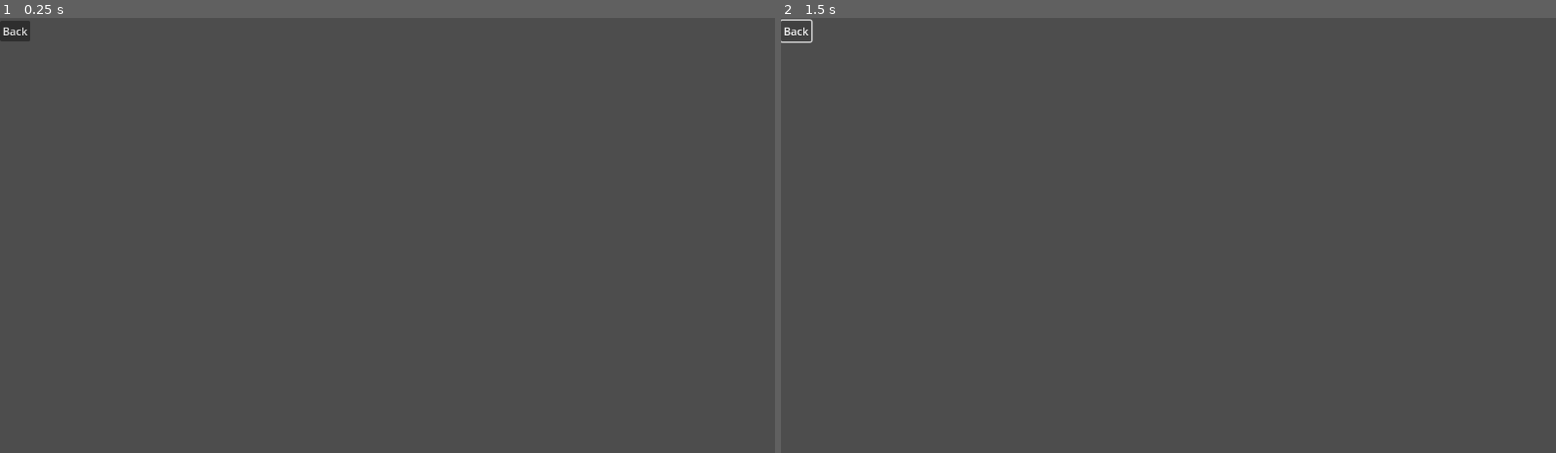
Above: before the commit, frames 1-2 (left to right).
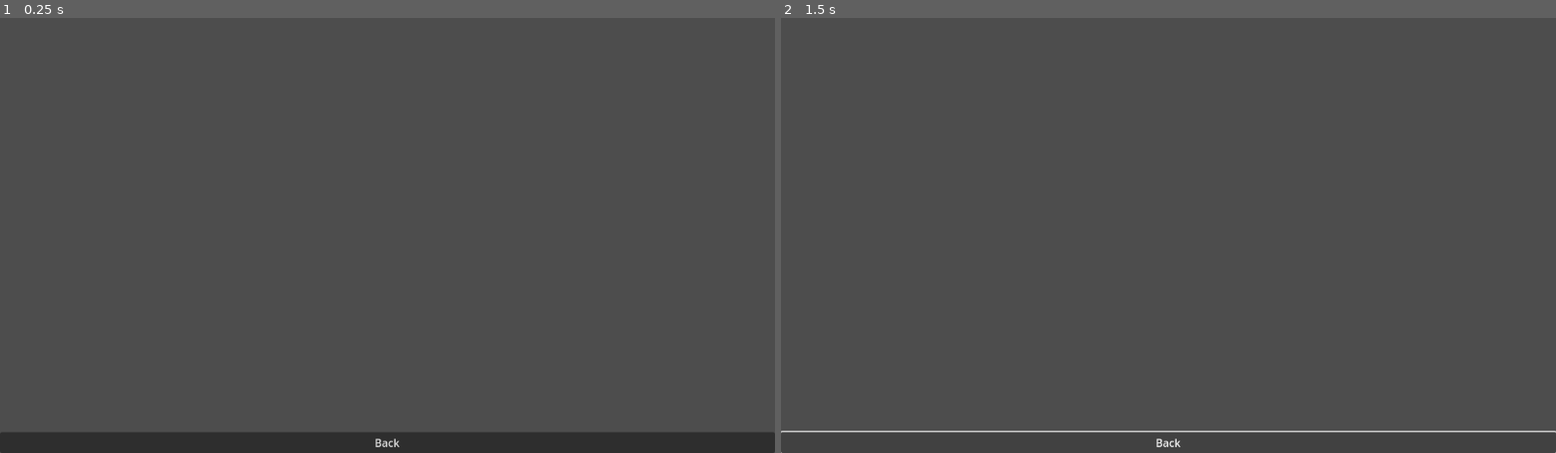
Above: after the commit, the same moments.

Repository: skrtalex/testing-with-codex
Game: Godot game, scene res://ui/LoadModule.tscn
Two runs of this game, one before a commit and one after it. Both use one fixed random seed, a clock stepped at 60 frames per second and the inputs below. This scene is started directly instead of the project's main scene.
Inputs:
- Up to frame 1 (0.25 s): no input
- Up to frame 2 (1.5 s): tap Enter at 0.5 s; click "Back" at 1.25 s

The runs differ from the first frame. In frame 1, 4.8% of the frame differs, in the area x 0-100%, y 0-100%; in frame 2, 0.6%.

Commit message:
Fix UI anchors and rebuild shader material

Diff:
--- a/main/Main.tscn
+++ b/main/Main.tscn
@@ -6,7 +6,13 @@
 [node name="Main" type="Node" script=ExtResource(2)]
 
 [node name="MainScreenContainer" type="Control" parent="."]
+anchor_left = 0.0
+anchor_top = 0.0
 anchor_right = 1.0
 anchor_bottom = 1.0
+offset_left = 0.0
+offset_top = 0.0
+offset_right = 0.0
+offset_bottom = 0.0
 
 [node name="MainMenu" parent="MainScreenContainer" instance=ExtResource(1)]
--- a/ui/LoadModule.tscn
+++ b/ui/LoadModule.tscn
@@ -3,6 +3,14 @@
 [ext_resource path="res://ui/LoadModule.gd" type="Script" id=1]
 
 [node name="LoadModule" type="Control" script=ExtResource(1)]
+anchor_left = 0.0
+anchor_top = 0.0
+anchor_right = 1.0
+anchor_bottom = 1.0
+offset_left = 0.0
+offset_top = 0.0
+offset_right = 0.0
+offset_bottom = 0.0
 
 [node name="VBoxContainer" type="VBoxContainer" parent="."]
 anchor_left = 0.0
--- a/ui/NewModule.tscn
+++ b/ui/NewModule.tscn
@@ -3,6 +3,14 @@
 [ext_resource path="res://ui/NewModule.gd" type="Script" id=1]
 
 [node name="NewModule" type="Control" script=ExtResource(1)]
+anchor_left = 0.0
+anchor_top = 0.0
+anchor_right = 1.0
+anchor_bottom = 1.0
+offset_left = 0.0
+offset_top = 0.0
+offset_right = 0.0
+offset_bottom = 0.0
 
 [node name="VBoxContainer" type="VBoxContainer" parent="."]
 anchor_left = 0.0
--- a/ui/Settings.tscn
+++ b/ui/Settings.tscn
@@ -3,6 +3,14 @@
 [ext_resource path="res://ui/Settings.gd" type="Script" id=1]
 
 [node name="Settings" type="Control" script=ExtResource(1)]
+anchor_left = 0.0
+anchor_top = 0.0
+anchor_right = 1.0
+anchor_bottom = 1.0
+offset_left = 0.0
+offset_top = 0.0
+offset_right = 0.0
+offset_bottom = 0.0
 
 [node name="VBoxContainer" type="VBoxContainer" parent="."]
 anchor_left = 0.0
--- a/ui/ViewModules.tscn
+++ b/ui/ViewModules.tscn
@@ -3,6 +3,14 @@
 [ext_resource path="res://ui/ViewModules.gd" type="Script" id=1]
 
 [node name="ViewModules" type="Control" script=ExtResource(1)]
+anchor_left = 0.0
+anchor_top = 0.0
+anchor_right = 1.0
+anchor_bottom = 1.0
+offset_left = 0.0
+offset_top = 0.0
+offset_right = 0.0
+offset_bottom = 0.0
 
 [node name="ScrollContainer" type="ScrollContainer" parent="."]
 anchor_left = 0.0
